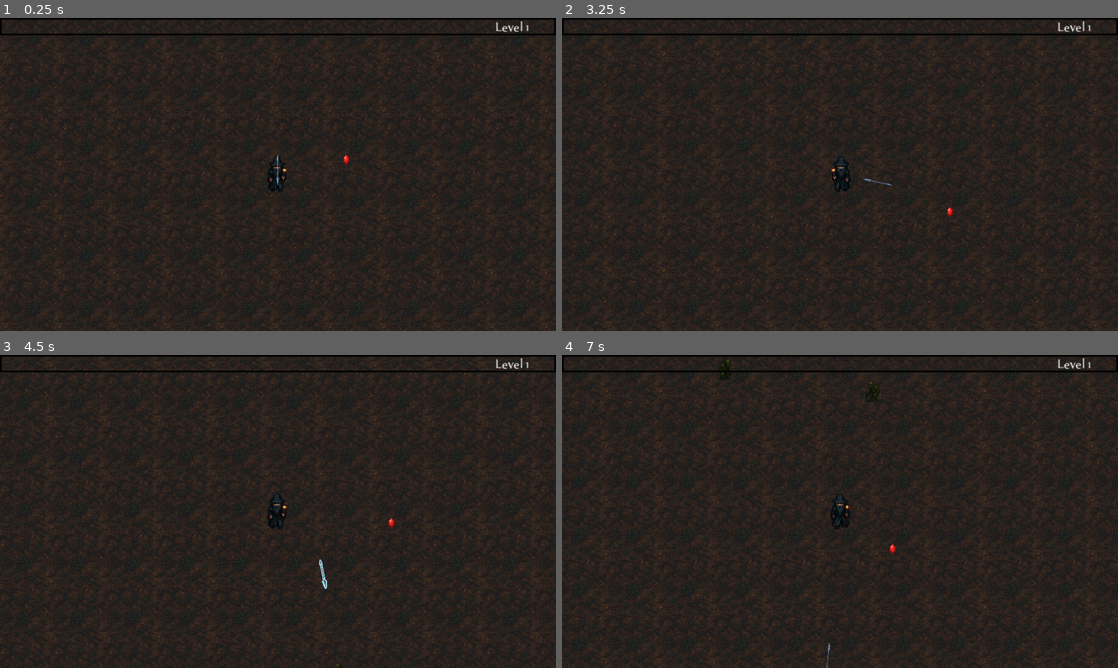
Above: before the commit, frames 1-4 (two rows, left to right).
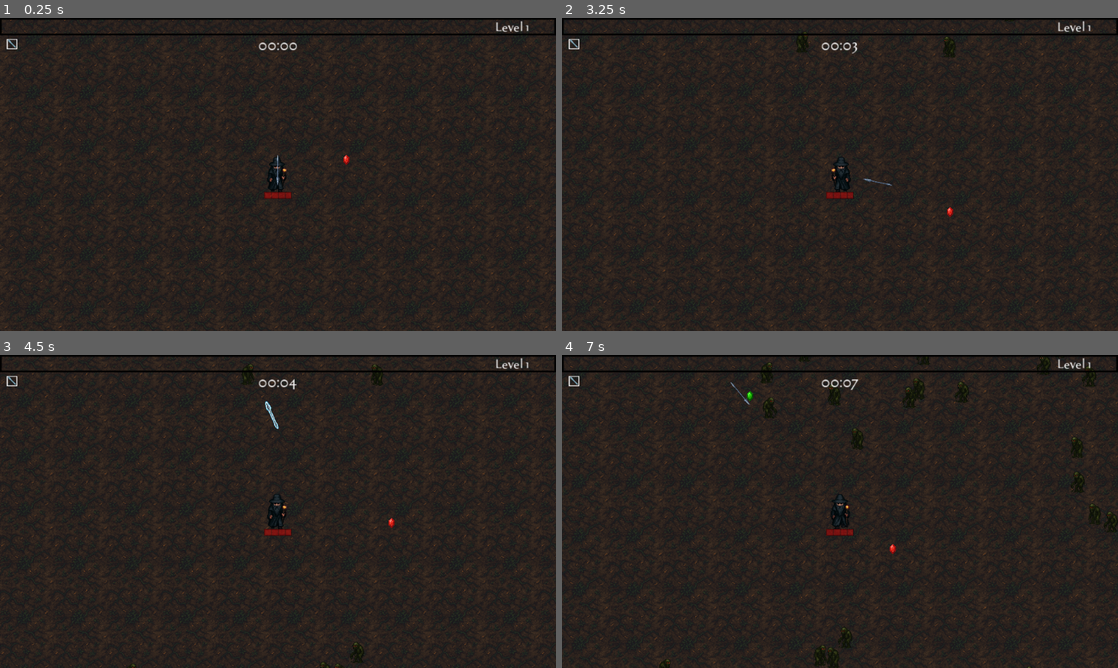
Above: after the commit, the same moments.

Repository: GwenMain/game
Game: Godot game, scene res://World/world.tscn
The game is run twice, just before and just after one commit, with the same random seed, the same clock (stepped at 60 frames per second) and the same inputs. Sound files missing from this copy of the repository are replaced by a short silence.
Inputs (mouse positions are in pixels of both pictures, inside the frame that each line leads up to):
- Up to frame 1 (0.25 s): no input
- Up to frame 2 (3.25 s): tap Enter at 0.5 s; move the mouse to (812, 237) at 0.52 s; hold W (up) 0.53-2.03 s; click (812, 237) at 0.6 s; move the mouse to (1006, 221) at 1.27 s; click (1006, 221) at 1.35 s; move the mouse to (673, 127) at 2.02 s; hold A (left) from 2.03 s (still down); click (673, 127) at 2.1 s; move the mouse to (867, 174) at 2.77 s; click (867, 174) at 2.85 s
- Up to frame 3 (4.5 s): move the mouse to (194, 433) at 3.52 s; release A (left) at 3.53 s; hold S (down) 3.53-4.28 s; click (194, 433) at 3.6 s; move the mouse to (400, 495) at 4.27 s; hold D (right) from 4.28 s (still down); click (400, 495) at 4.35 s
- Up to frame 4 (7 s): move the mouse to (728, 527) at 5.02 s; release D (right) at 5.03 s; hold W (up) 5.03-5.78 s; click (728, 527) at 5.1 s; move the mouse to (895, 442) at 5.77 s; hold D (right) from 5.78 s (still down); click (895, 442) at 5.85 s; move the mouse to (812, 574) at 6.52 s; click (812, 574) at 6.6 s

The runs differ from the first frame. In frame 1, 0.2% of the frame differs, in the area x 1-54%, y 6-58%; in frame 2, 0.3%; in frame 3, 0.5%; in frame 4, 1.1%, in the area x 1-100%, y 0-100%.

Commit message:
HealthBar/Timer/CollectedItems
přidání heath baru pro hráče, přidání timeru pro zobrazení času, přidání ukazatele posbíraných itemů hráče

Diff:
--- /dev/null
+++ b/wavebound/Player/GUI/item_container.gd
@@ -0,0 +1,7 @@
+extends TextureRect
+
+
+var upgrade = null
+func _ready():
+	if upgrade != null:
+		$ItemTexture.texture = load(UpgradeDb.UPGRADES[upgrade]["icon"])
--- /dev/null
+++ b/wavebound/Player/GUI/item_container.tscn
@@ -0,0 +1,16 @@
+[gd_scene load_steps=3 format=3 uid="uid://cimkhdstkwpmp"]
+
+[ext_resource type="Texture2D" uid="uid://btjcte7uktf5c" path="res://Textures/GUI/EmptyItem.png" id="1_tujht"]
+[ext_resource type="Script" uid="uid://by0yonygwcl2b" path="res://Player/GUI/item_container.gd" id="2_1ykcd"]
+
+[node name="ItemContainer" type="TextureRect"]
+offset_right = 12.0
+offset_bottom = 12.0
+texture = ExtResource("1_tujht")
+script = ExtResource("2_1ykcd")
+
+[node name="ItemTexture" type="TextureRect" parent="."]
+layout_mode = 0
+offset_right = 35.0
+offset_bottom = 35.0
+scale = Vector2(0.33, 0.33)
--- a/wavebound/Player/player.gd
+++ b/wavebound/Player/player.gd
@@ -4,6 +4,7 @@
 var hp = 80
 var maxhp = 80
 var last_movement = Vector2.UP
+var time = 0
 
 var experience = 0
 var experience_level = 1
@@ -20,6 +21,7 @@
 @onready var tornadoTimer = get_node("%TornadoTimer")
 @onready var tornadoAttackTimer = get_node("%TornadoAttackTimer")
 @onready var javelinBase = get_node("%JavelinBase")
+
 
 #UPGRADES
 var collected_upgrades = []
@@ -60,12 +62,18 @@
 @onready var upgradeOptions = get_node("%UpgradeOptions")
 @onready var itemOptions = preload("res://Utility/item_option.tscn")
 @onready var sndLevepUp = get_node("%snd_levelup")
+@onready var healthBar = get_node("%HealthBar")
+@onready var lblTimer = get_node("%lblTimer")
+@onready var collectedWeapons = get_node("%CollectedWeapons")
+@onready var collectedUpgrades = get_node("%CollectedUpgrades")
+@onready var itemContainer = preload("res://Player/GUI/item_container.tscn")
 
 
 func _ready():
 	upgrade_character("javelin1")
 	attack()
 	set_expbar(experience, calculate_experiencecap())
+	_on_hurt_box_hurt(0,0,0)
 
 
 func _physics_process(_delta:):
@@ -108,7 +116,8 @@
 
 func _on_hurt_box_hurt(damage, _angle, _knockback):
 	hp -= clamp(damage - armor, 1.0, 999.0)
-	print(hp)
+	healthBar.max_value = maxhp
+	healthBar.value = hp
 
 
 func _on_ice_spear_timer_timeout():
@@ -305,7 +314,7 @@
 		"food":
 			hp += 20
 			hp = clamp(hp,0,maxhp)
-
+	adjust_gui_collection(upgrade)
 	attack()
 	var option_children = upgradeOptions.get_children()
 	for i in option_children:
@@ -341,3 +350,29 @@
 		return randomitem
 	else:
 		return null
+
+func change_time(argtime = 0):
+	time = argtime
+	var get_m = int(time/60.0)
+	var get_s = time % 60
+	if get_m < 10:
+		get_m = str(0, get_m)
+	if get_s < 10:
+		get_s = str(0, get_s)
+	lblTimer.text = str(get_m, ":", get_s)
+
+func adjust_gui_collection(upgrade):
+	var get_upgraded_displayname = UpgradeDb.UPGRADES[upgrade]["displayname"]
+	var get_type = UpgradeDb.UPGRADES[upgrade]["type"]
+	if get_type != "item":
+		var get_collected_displaynames = []
+		for i in collected_upgrades:
+			get_collected_displaynames.append(UpgradeDb.UPGRADES[i]["displayname"])
+		if not get_upgraded_displayname in get_collected_displaynames:
+			var new_item = itemContainer.instantiate()
+			new_item.upgrade = upgrade
+			match get_type:
+				"weapon":
+					collectedWeapons.add_child(new_item)
+				"upgrade":
+					collectedUpgrades.add_child(new_item)
--- a/wavebound/Player/player.tscn
+++ b/wavebound/Player/player.tscn
@@ -7,6 +7,8 @@
 [ext_resource type="Texture2D" uid="uid://3rt5jmnsjrug" path="res://Textures/GUI/exp_progress.png" id="5_fhl08"]
 [ext_resource type="FontFile" uid="uid://cqx31qetjmt2j" path="res://Font/tenderness.otf" id="6_fhl08"]
 [ext_resource type="AudioStream" uid="uid://2tbie1jlm7d2" path="res://Audio/SoundEffect/levelup.ogg" id="7_vtle1"]
+[ext_resource type="Texture2D" uid="uid://csvafhgdq382q" path="res://Textures/GUI/healthbar.png" id="8_00tjw"]
+[ext_resource type="Texture2D" uid="uid://b6o4bbjhwxjgi" path="res://Textures/GUI/health.png" id="9_x3vf3"]
 
 [sub_resource type="CapsuleShape2D" id="CapsuleShape2D_l8h54"]
 radius = 5.0
@@ -127,6 +129,18 @@
 horizontal_alignment = 1
 vertical_alignment = 2
 
+[node name="HealthBar" type="TextureProgressBar" parent="GUILayer/GUI"]
+unique_name_in_owner = true
+self_modulate = Color(1, 1, 1, 0.392157)
+layout_mode = 0
+offset_left = 304.0
+offset_top = 200.0
+offset_right = 336.0
+offset_bottom = 208.0
+value = 50.0
+texture_over = ExtResource("8_00tjw")
+texture_progress = ExtResource("9_x3vf3")
+
 [node name="LevelUp" type="Panel" parent="GUILayer/GUI"]
 unique_name_in_owner = true
 process_mode = 2
@@ -158,6 +172,37 @@
 unique_name_in_owner = true
 stream = ExtResource("7_vtle1")
 volume_db = -40.0
+
+[node name="lblTimer" type="Label" parent="GUILayer/GUI"]
+unique_name_in_owner = true
+layout_mode = 0
+offset_left = 280.0
+offset_top = 20.0
+offset_right = 360.0
+offset_bottom = 44.0
+theme_override_fonts/font = ExtResource("6_fhl08")
+theme_override_font_sizes/font_size = 20
+text = "00:00"
+horizontal_alignment = 1
+vertical_alignment = 1
+
+[node name="CollectedWeapons" type="GridContainer" parent="GUILayer/GUI"]
+unique_name_in_owner = true
+layout_mode = 0
+offset_left = 8.0
+offset_top = 24.0
+offset_right = 208.0
+offset_bottom = 40.0
+columns = 10
+
+[node name="CollectedUpgrades" type="GridContainer" parent="GUILayer/GUI"]
+unique_name_in_owner = true
+layout_mode = 0
+offset_left = 8.0
+offset_top = 40.0
+offset_right = 208.0
+offset_bottom = 56.0
+columns = 10
 
 [connection signal="hurt" from="HurtBox" to="." method="_on_hurt_box_hurt"]
 [connection signal="timeout" from="Attack/IceSpearTimer" to="." method="_on_ice_spear_timer_timeout"]
--- a/wavebound/Utility/enemy_spawner.gd
+++ b/wavebound/Utility/enemy_spawner.gd
@@ -5,6 +5,12 @@
 @onready var player = get_tree().get_first_node_in_group("player")
 
 var time = 0
+
+signal changetime(time)
+
+func _ready():
+	connect("changetime", Callable(player, "change_time"))
+
 
 func _on_timer_timeout():
 	time += 1
@@ -22,7 +28,7 @@
 					enemy_spawn.global_position = get_random_position()
 					add_child(enemy_spawn)
 					counter += 1
-
+	emit_signal("changetime", time)
 
 func get_random_position():
 	var vpr = get_viewport_rect().size * randf_range(1.1,1.4) #Size of view port
--- a/wavebound/World/world.tscn
+++ b/wavebound/World/world.tscn
@@ -10,9 +10,9 @@
 [sub_resource type="Resource" id="Resource_k8do8"]
 script = ExtResource("4_k8do8")
 time_start = 0
-time_end = 20
+time_end = 60
 enemy = ExtResource("5_bkhv4")
-enemy_num = 1
+enemy_num = 5
 enemy_spawn_delay = 0
 metadata/_custom_type_script = "uid://ckjraei8wd4vh"
 
Not shown, added: wavebound/Player/GUI/item_container.gd.uid
Not shown: 1 places in wavebound/Player/player.tscn that only renumber resources
